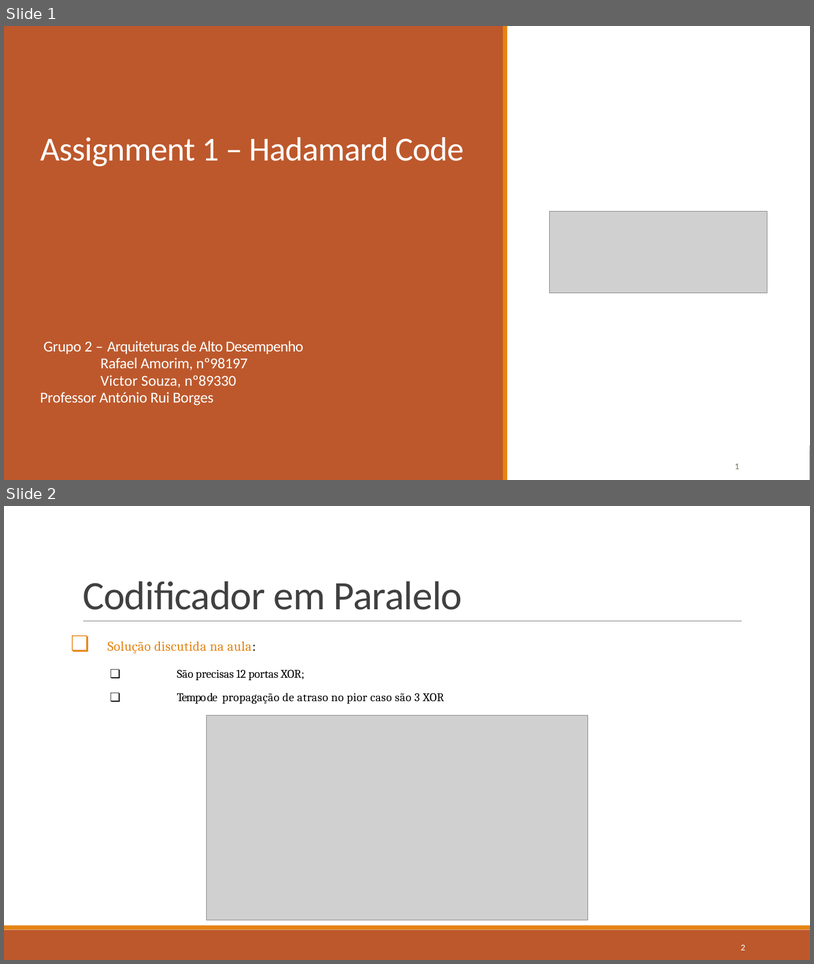
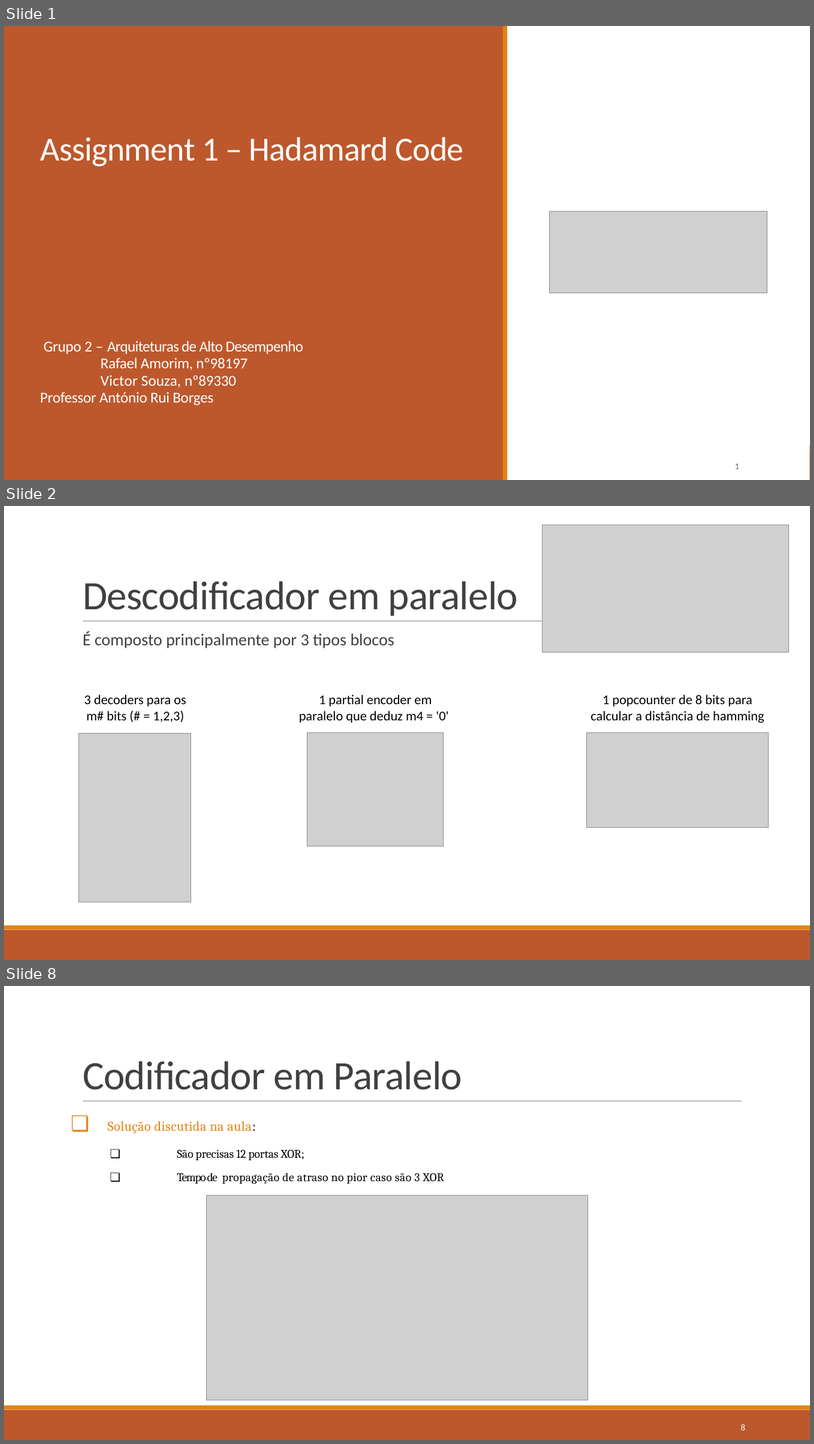
Before and after one commit to Raf4morim/projetoAAD, a slide deck: presentation.pptx. Shown one above the other, each under a label of ours: slides 1 and 2 before the commit, slides 1, 2 and 8 after it; the slides between them are not shown. The pictures are 814x964 and 814x1444 pixels, drawn with LibreOffice and Linux fonts; fonts in the diff are those of the drawing; grey boxes stand for pictures. Boxes give left, top, right and bottom in pixels: in the first picture for what was removed or moved away, otherwise in the second. Text is boxed around its words. In the diff, an @@ line names an element or a change of style, - is before the commit and + after.

```diff
--- a/presentation.pptx
+++ b/presentation.pptx
@@ slide 2 added at <box>4,506,810,960</box>, background #FFFFFF; not listed: 3 template elements that a slide beside it also shows @@
@@ picture added at <box>542,525,789,652</box> @@
@@ title added at <box>83,581,518,616</box>, 48 pt, text #404040 @@
+Descodificador em paralelo
@@ text added at <box>83,631,395,648</box>, 20 pt, text #404040 @@
+  É composto principalmente por 3 tipos blocos
@@ text added at <box>84,694,186,722</box>, 16 pt, text #000000 @@
+3 decoders para os m# bits (# = 1,2,3)
@@ text added at <box>299,694,449,723</box>, 16 pt, text #000000 @@
+1 partial encoder em paralelo que deduz m4 = '0'
@@ text added at <box>591,694,764,723</box>, 16 pt, text #000000 @@
+1 popcounter de 8 bits para calcular a distância de hamming
@@ picture added at <box>79,733,192,901</box> @@
@@ picture added at <box>308,733,444,846</box> @@
@@ picture added at <box>587,733,768,828</box> @@
@@ what was slide 2 is now slide 8 @@
@@ page number at <box>741,1424,746,1430</box>: text changed @@
-2
+8
```
Also in this commit, not shown: 5 other slides added, 55 other files.
